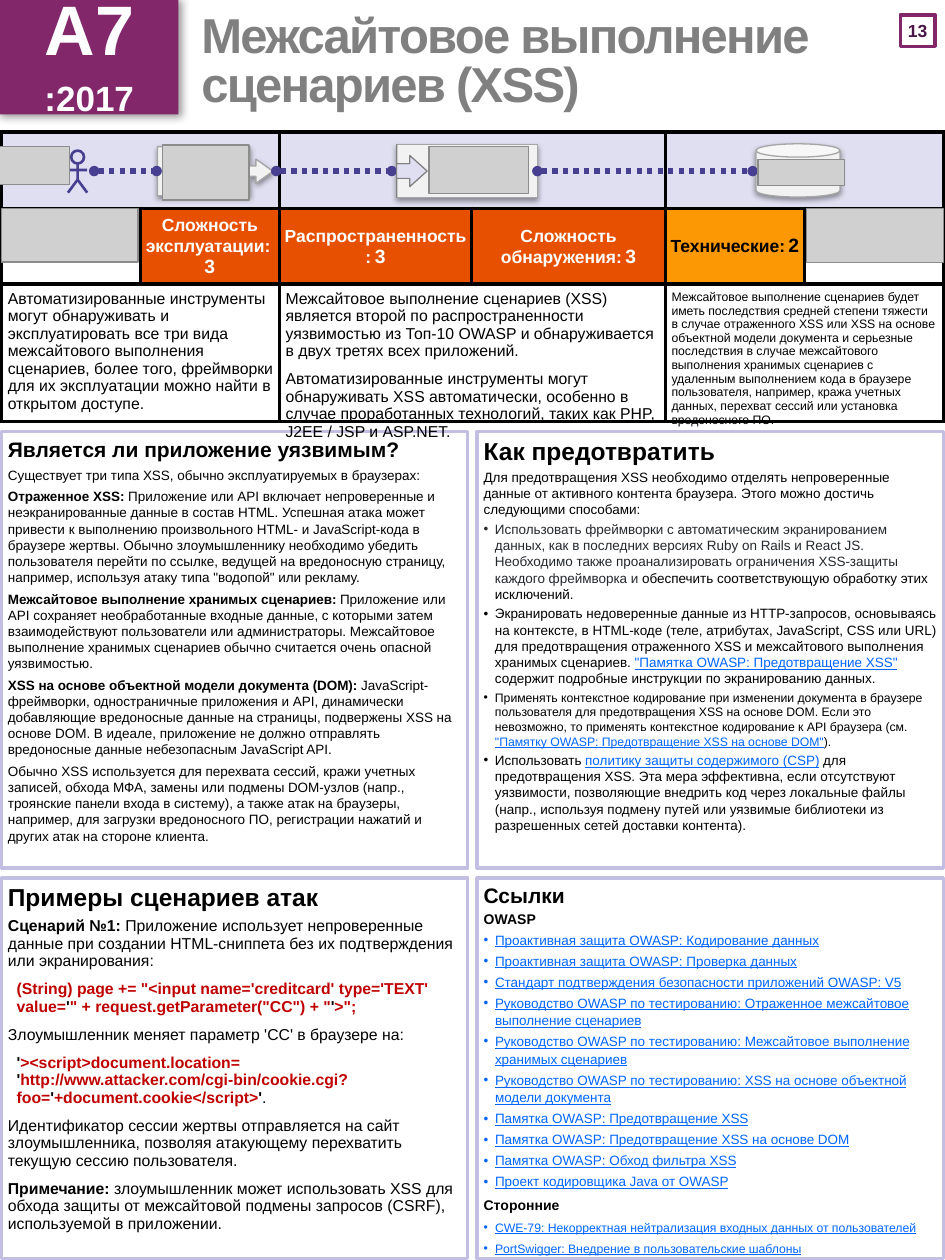
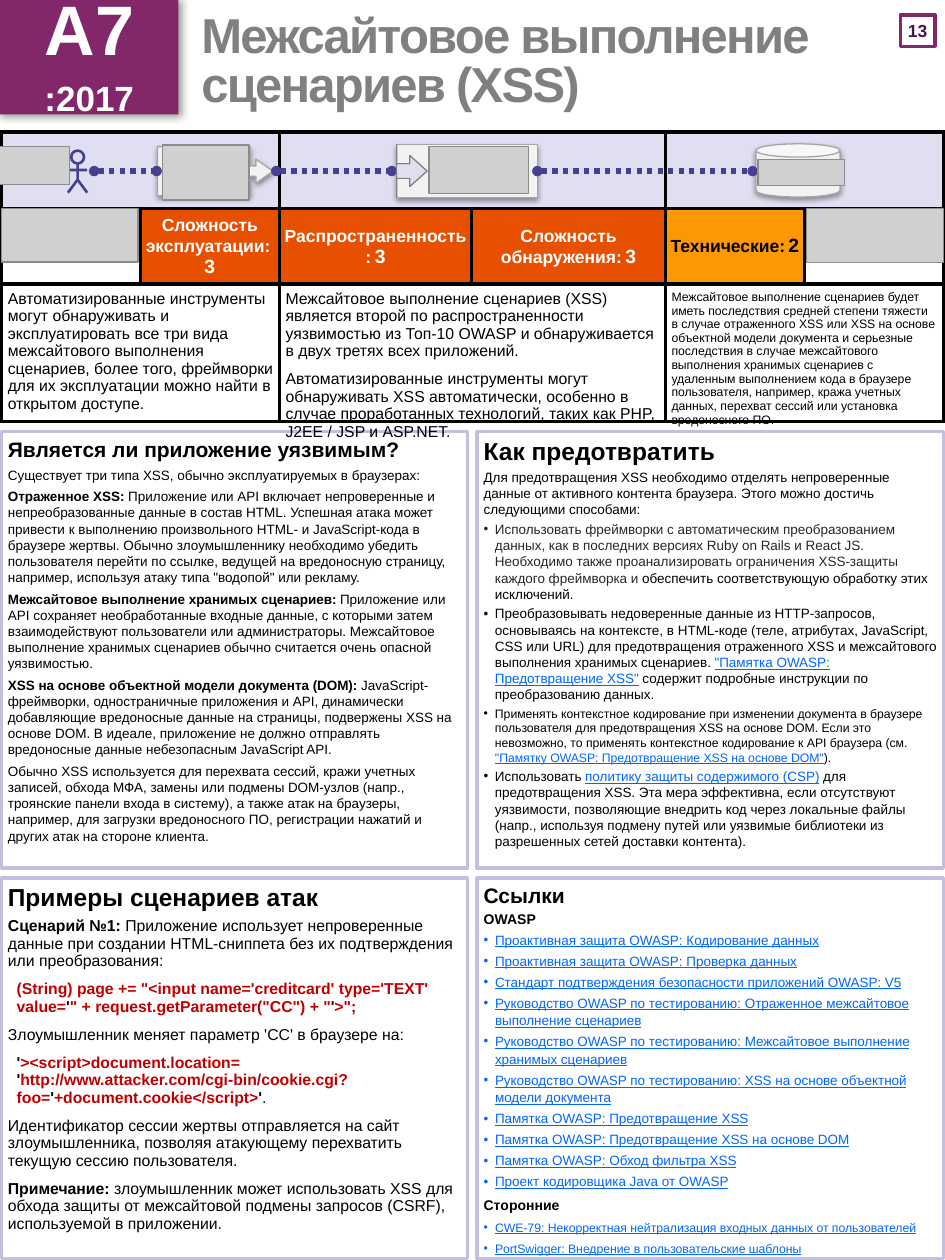
Before and after one commit to OWASP/Top10, a slide deck: slide 14 of 2017/OWASP Top 10-2017-ru.pptx. Drawn at 945x1260 pixels with LibreOffice and Linux fonts; fonts in the diff are those of the drawing; grey boxes stand for pictures. Boxes give left, top, right and bottom in pixels: in the first picture for what was removed or moved away, otherwise in the second. Text is boxed around its words. In the diff, an @@ line names an element or a change of style, - is before the commit and + after.

```diff
--- a/2017/OWASP Top 10-2017-ru.pptx
+++ b/2017/OWASP Top 10-2017-ru.pptx
@@ text at [8, 491, 446, 585]: text changed @@
-Отраженное XSS: Приложение или API включает непроверенные и неэкранированные данные в состав HTML. Успешная атака может привести к выполнению произвольного HTML- и JavaScript-кода в браузере жертвы. Обычно злоумышленнику необходимо убедить пользователя перейти по ссылке, ведущей на вредоносную страницу, например, используя атаку типа "водопой" или рекламу.
+Отраженное XSS: Приложение или API включает непроверенные и непреобразованные данные в состав HTML. Успешная атака может привести к выполнению произвольного HTML- и JavaScript-кода в браузере жертвы. Обычно злоумышленнику необходимо убедить пользователя перейти по ссылке, ведущей на вредоносную страницу, например, используя атаку типа "водопой" или рекламу.
@@ text at [495, 524, 936, 702]: text changed @@
-• Использовать фреймворки с автоматическим экранированием данных, как в последних версиях Ruby on Rails и React JS. Необходимо также проанализировать ограничения XSS-защиты каждого фреймворка и обеспечить соответствующую обработку этих исключений.
-  • Экранировать недоверенные данные из HTTP-запросов, основываясь на контексте, в HTML-коде (теле, атрибутах, JavaScript, CSS или URL) для предотвращения отраженного XSS и межсайтового выполнения хранимых сценариев. "Памятка OWASP: Предотвращение XSS" содержит подробные инструкции по экранированию данных.
+• Использовать фреймворки с автоматическим преобразованием данных, как в последних версиях Ruby on Rails и React JS. Необходимо также проанализировать ограничения XSS-защиты каждого фреймворка и обеспечить соответствующую обработку этих исключений.
+  • Преобразовывать недоверенные данные из HTTP-запросов, основываясь на контексте, в HTML-коде (теле, атрибутах, JavaScript, CSS или URL) для предотвращения отраженного XSS и межсайтового выполнения хранимых сценариев. "Памятка OWASP: Предотвращение XSS" содержит подробные инструкции по преобразованию данных.
@@ text at [8, 919, 453, 970]: text changed @@
-Сценарий №1: Приложение использует непроверенные данные при создании HTML-сниппета без их подтверждения или экранирования:
+Сценарий №1: Приложение использует непроверенные данные при создании HTML-сниппета без их подтверждения или преобразования:
```
Also in this commit, not shown: 6 other slides changed, 9 other files.
